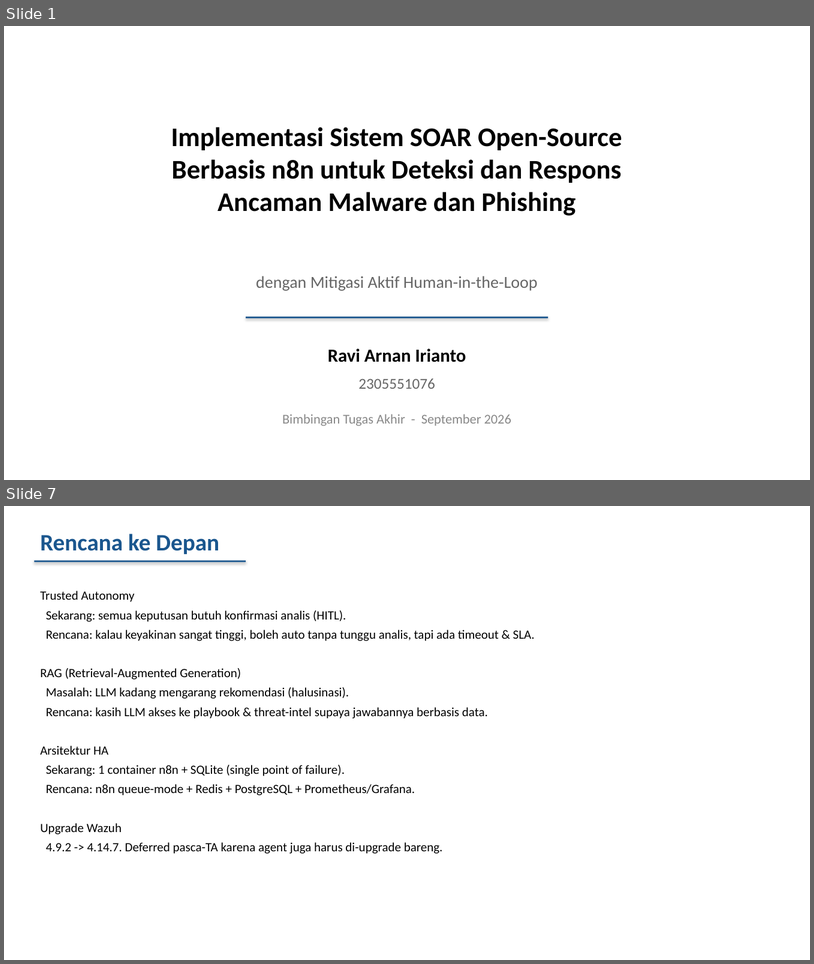
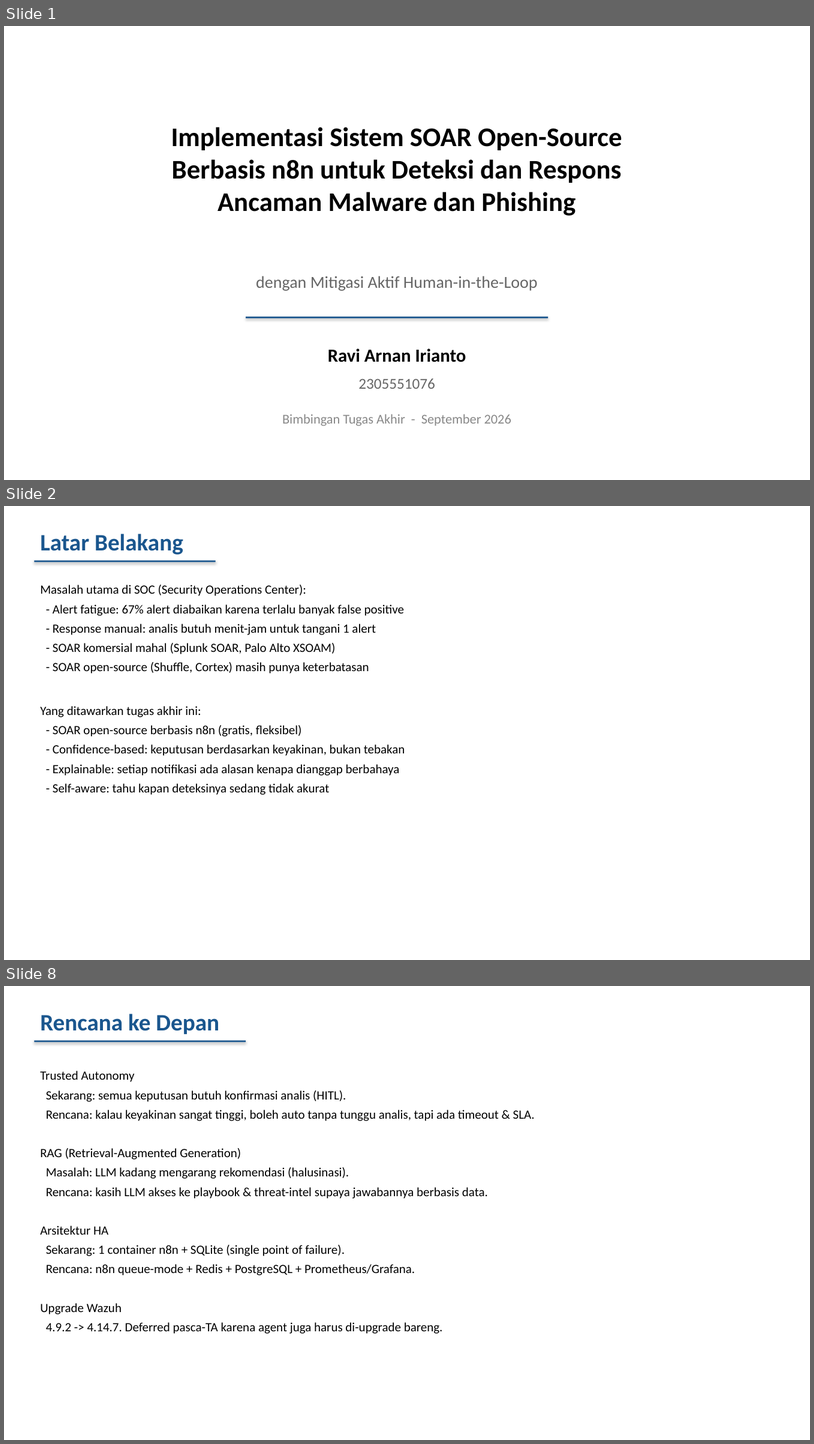
Before and after one commit to ravi-arnan/soar-project, a slide deck: docs/BIMBINGAN-TA-SOAR.pptx. Shown one above the other, each under a label of ours: slides 1 and 7 before the commit, slides 1, 2 and 8 after it; the slides between them are not shown. The pictures are 814x964 and 814x1444 pixels, drawn with LibreOffice and Linux fonts; fonts in the diff are those of the drawing. Boxes give left, top, right and bottom in pixels: in the first picture for what was removed or moved away, otherwise in the second. Text is boxed around its words. In the diff, an @@ line names an element or a change of style, - is before the commit and + after.

Commit message:
docs: PPT v5 — tambah tabel perbandingan + roadmap
Slide baru:
- Slide 2: Latar belakang (masalah SOC + yang ditawarkan)
- Slide 3: Tabel perbandingan (SOC Manual vs SOAR Komersial vs Shuffle vs Sistem Ini)
- Slide 7: Tabel roadmap (18 item, status + tanggal)

Total 9 slides:
1. Cover
2. Latar Belakang
3. Perbandingan (apa yang unggul)
4. Arsitektur (diagram)
5. Alur Keputusan
6. Hasil Pengukuran
7. Roadmap Pengerjaan
8. Rencana ke Depan
9. Penutup

```diff
--- a/docs/BIMBINGAN-TA-SOAR.pptx
+++ b/docs/BIMBINGAN-TA-SOAR.pptx
@@ slide 2 added at (4,506,810,960), background #FFFFFF @@
@@ text added at (40,534,183,555), 28 pt, text #1A568E, bold @@
+Latar Belakang
@@ rectangle added at (34,561,216,562), fill #1A568E @@
@@ text added at (40,585,404,673), 15 pt, text #000000 @@
+Masalah utama di SOC (Security Operations Center):
+- Alert fatigue: 67% alert diabaikan karena terlalu banyak false positive
+- Response manual: analis butuh menit-jam untuk tangani 1 alert
+- SOAR komersial mahal (Splunk SOAR, Palo Alto XSOAM)
+- SOAR open-source (Shuffle, Cortex) masih punya keterbatasan
@@ text added at (40,706,405,795), 15 pt, text #000000 @@
+Yang ditawarkan tugas akhir ini:
+- SOAR open-source berbasis n8n (gratis, fleksibel)
+- Confidence-based: keputusan berdasarkan keyakinan, bukan tebakan
+- Explainable: setiap notifikasi ada alasan kenapa dianggap berbahaya
+- Self-aware: tahu kapan deteksinya sedang tidak akurat
@@ what was slide 7 is now slide 8 @@
```
Also in this commit, not shown: 3 slides changed, 2 other slides added, 2 slides removed, 1 other file.
